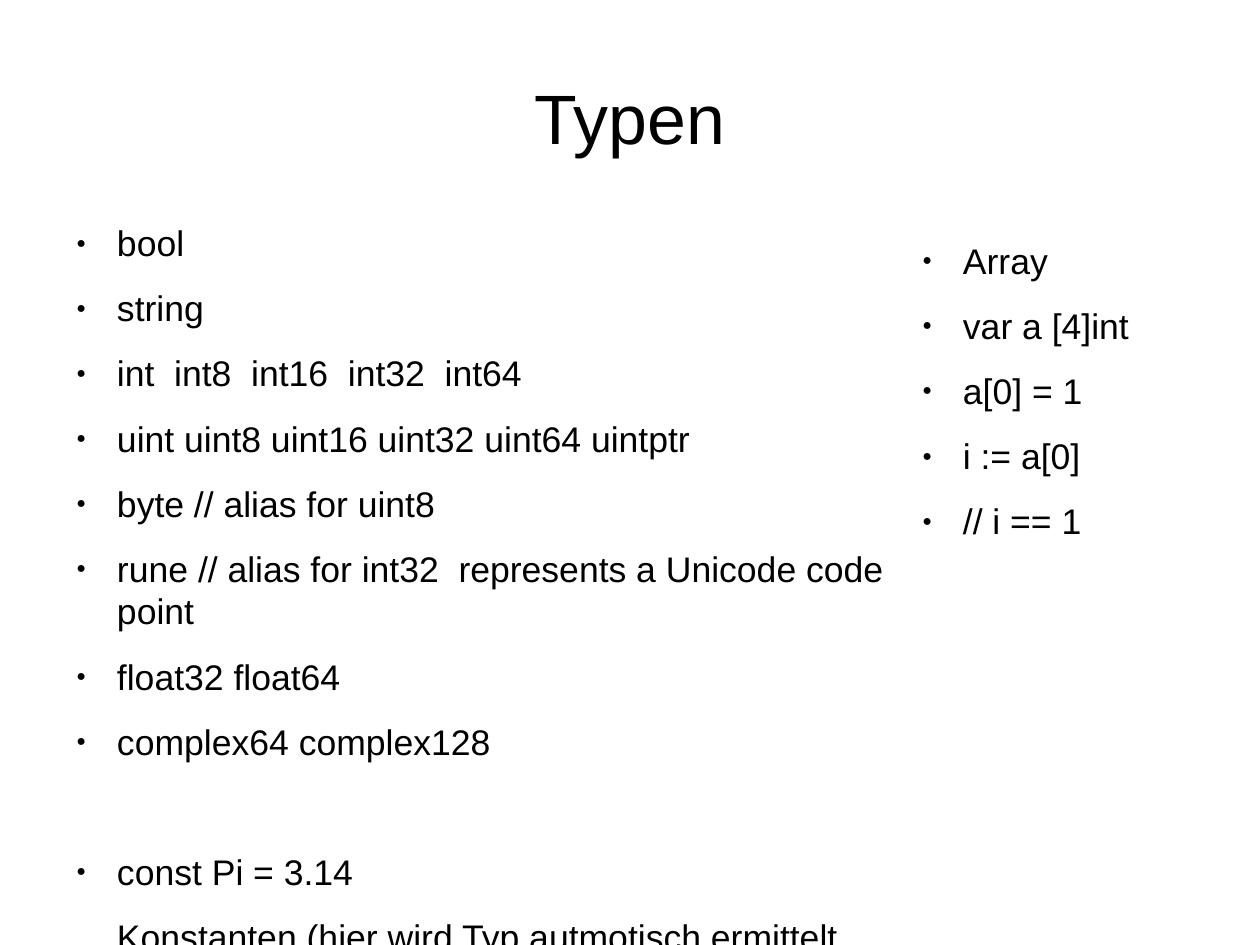
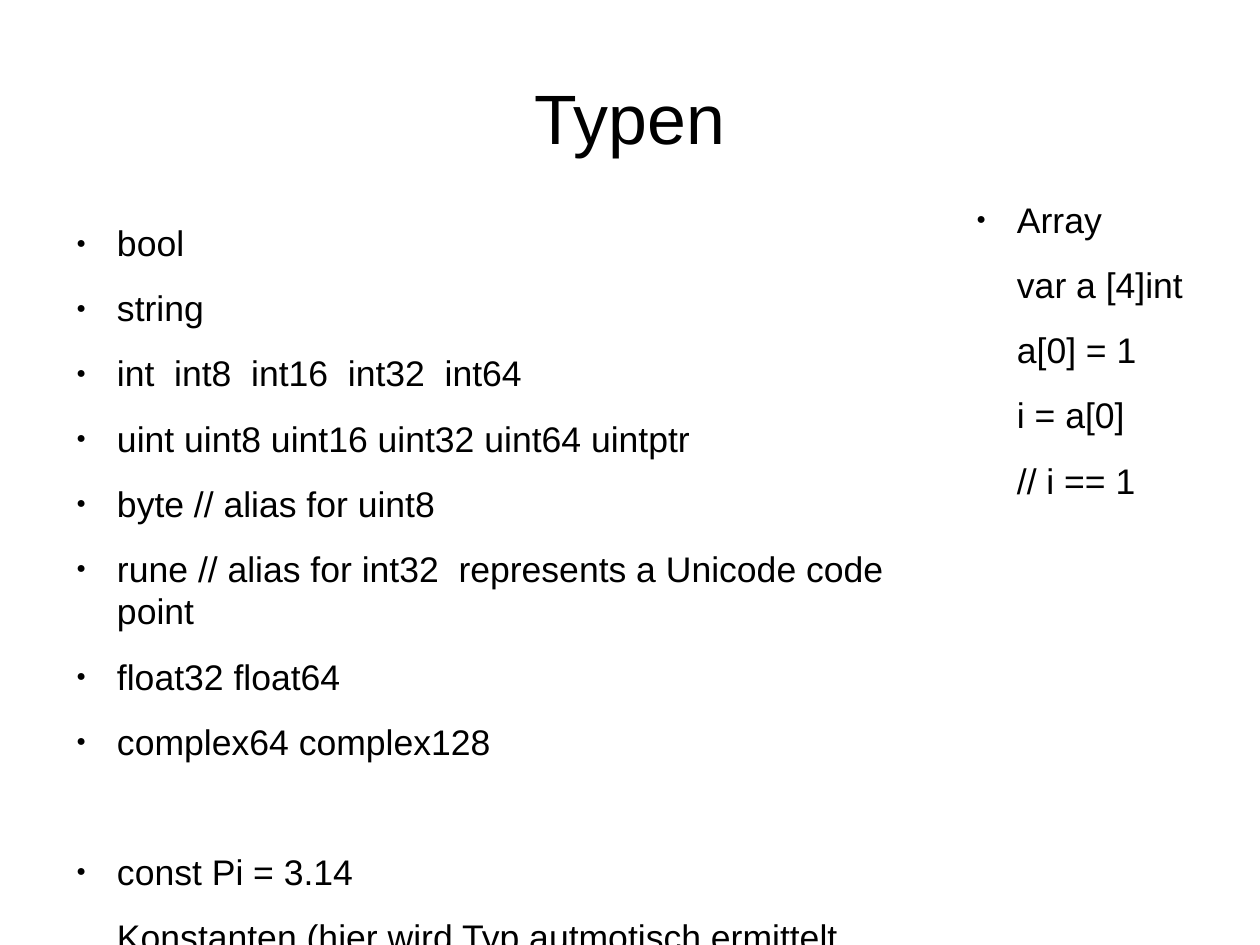
Before and after one commit to rayank77b/smallStuffs, a slide deck: slide 11 of programmierung/vortrag/golang.odp. Drawn at 1260x945 pixels with LibreOffice and Linux fonts; fonts in the diff are those of the drawing. Boxes give left, top, right and bottom in pixels: in the first picture for what was removed or moved away, otherwise in the second. Text is boxed around its words. In the diff, an @@ line names an element or a change of style, - is before the commit and + after.

```diff
--- a/programmierung/vortrag/golang.odp
+++ b/programmierung/vortrag/golang.odp
@@ text "Array": place and size @@
-text "Array" at bbox=[963, 249, 1129, 534]
+text "Array" at bbox=[1017, 208, 1183, 494]
@@ text at bbox=[1017, 272, 1183, 494]: bullet ● to none @@
@@ text at bbox=[1017, 402, 1124, 436]: text changed @@
-● i := a[0]
+i = a[0]
```
Also in this commit, not shown: 10 other slides changed.
